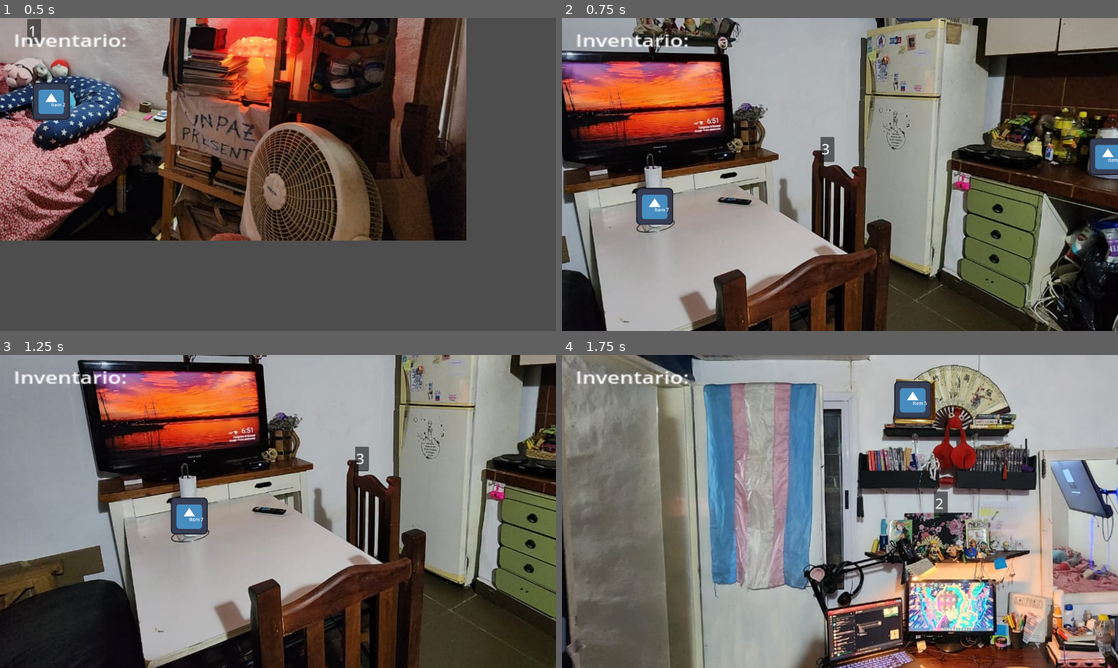
Above: before the commit, frames 1-4 (two rows, left to right).
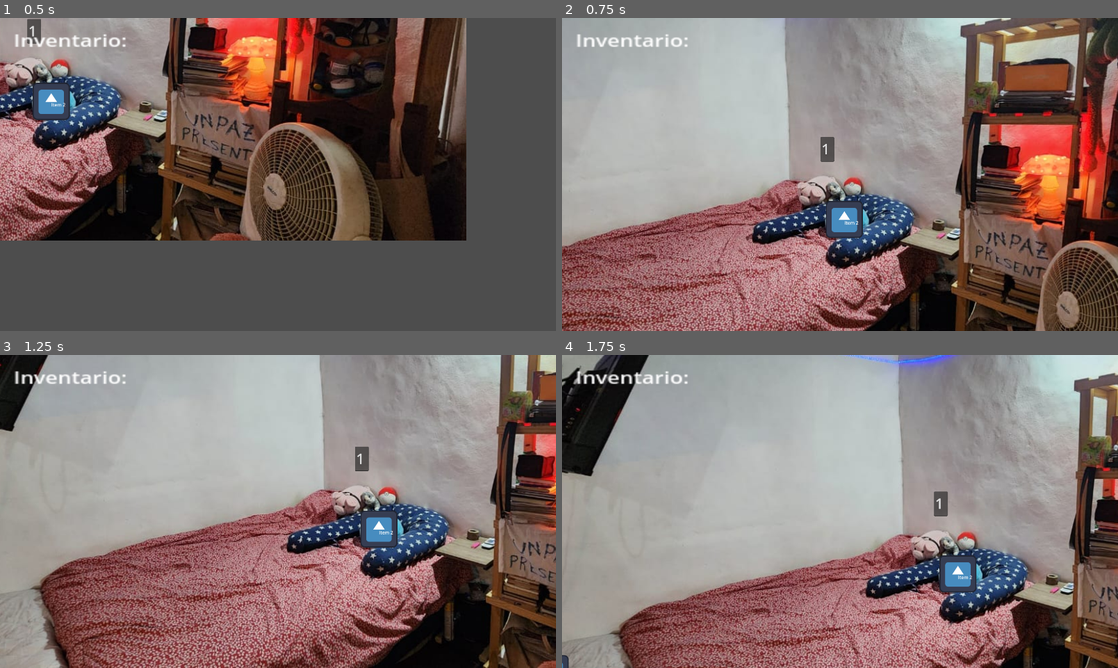
Above: after the commit, the same moments.

Repository: EmilSolV/EL-FAMILIAR
Game: Godot game, scene res://Scenes/main.tscn
Same seed, same stepped clock (60 frames per second), same inputs: the game is played once before the commit and once after it. The project has no main scene, so this scene is started directly. The engine's default icon, where the game draws it, is replaced by a stand-in: a white triangle on a blue panel in a dark square.
Inputs (mouse positions are in pixels of both pictures, inside the frame that each line leads up to):
- Up to frame 1 (0.5 s): no input
- Up to frame 2 (0.75 s): move the mouse to (612, 102) at 0.52 s; hold Right (ui_right) from 0.53 s (still down); click (612, 102) at 0.67 s
- Up to frame 3 (1.25 s): keep holding Right (ui_right)
- Up to frame 4 (1.75 s): move the mouse to (751, 514) at 1.27 s; release Right (ui_right) at 1.28 s; hold Down (ui_down) from 1.28 s (still down); click (751, 514) at 1.42 s

Frame 1 is identical in both runs. In frame 2, 81% of the frame differs, in the area x 0-100%, y 0-100%; in frame 3, 76%; in frame 4, 83%.

Commit message:
mostrar inventario click derecho
mover escenas sólo con mouse

Diff:
--- /dev/null
+++ b/Scenes/Inventory.tscn
@@ -0,0 +1,22 @@
+[gd_scene load_steps=4 format=3 uid="uid://jc1i6cye3q88"]
+
+[ext_resource type="Texture2D" uid="uid://dthumwi5yvuvf" path="res://Assets/Background/4d789fdb-71d9-4bf4-8e96-81aebc50d1e9.png" id="1_ersrd"]
+
+[sub_resource type="Shader" id="Shader_o25ql"]
+code = "// NOTE: Shader automatically converted from Godot Engine 4.4.1.stable's CanvasItemMaterial.
+
+shader_type canvas_item;
+render_mode blend_mix;
+"
+
+[sub_resource type="ShaderMaterial" id="ShaderMaterial_jbd0o"]
+shader = SubResource("Shader_o25ql")
+
+[node name="Inventory" type="CanvasLayer"]
+
+[node name="Background" type="Sprite2D" parent="."]
+material = SubResource("ShaderMaterial_jbd0o")
+position = Vector2(-39, 1)
+scale = Vector2(1.43394, 1.14326)
+texture = ExtResource("1_ersrd")
+offset = Vector2(794.964, 495.618)
--- a/Scenes/Rooms/Room1.tscn
+++ b/Scenes/Rooms/Room1.tscn
@@ -1,10 +1,11 @@
-[gd_scene load_steps=6 format=3 uid="uid://bumejct4rvwl8"]
+[gd_scene load_steps=8 format=3 uid="uid://bumejct4rvwl8"]
 
 [ext_resource type="Script" uid="uid://e2ey6a38uckk" path="res://Scripts/room.gd" id="1_io0gx"]
 [ext_resource type="Texture2D" uid="uid://cdl85cxedke5d" path="res://Assets/Background/1.jpeg" id="2_o25ql"]
 [ext_resource type="PackedScene" uid="uid://bboya8r52ilie" path="res://Scenes/Item.tscn" id="3_f4spw"]
+[ext_resource type="Script" uid="uid://dwwxcrshdloit" path="res://Scripts/transition_area.gd" id="4_x5lkd"]
 
-[sub_resource type="Shader" id="Shader_o25ql"]
+[sub_resource type="Shader" id="Shader_x5lkd"]
 code = "// NOTE: Shader automatically converted from Godot Engine 4.4.1.stable's CanvasItemMaterial.
 
 shader_type canvas_item;
@@ -12,7 +13,9 @@
 "
 
 [sub_resource type="ShaderMaterial" id="ShaderMaterial_f4spw"]
-shader = SubResource("Shader_o25ql")
+shader = SubResource("Shader_x5lkd")
+
+[sub_resource type="RectangleShape2D" id="RectangleShape2D_f4spw"]
 
 [node name="Room1" type="Node2D"]
 script = ExtResource("1_io0gx")
@@ -57,3 +60,23 @@
 [node name="Item3" parent="Objects" instance=ExtResource("3_f4spw")]
 position = Vector2(2151, 297)
 item_name = "Item 3"
+
+[node name="Directions" type="Node" parent="."]
+
+[node name="Right" type="Area2D" parent="Directions"]
+position = Vector2(2420, 558)
+scale = Vector2(3.58315, 72.263)
+script = ExtResource("4_x5lkd")
+direction = "right"
+
+[node name="CollisionShape2D" type="CollisionShape2D" parent="Directions/Right"]
+shape = SubResource("RectangleShape2D_f4spw")
+
+[node name="Left" type="Area2D" parent="Directions"]
+position = Vector2(-491, 558)
+scale = Vector2(3.58315, 72.263)
+script = ExtResource("4_x5lkd")
+direction = "left"
+
+[node name="CollisionShape2D" type="CollisionShape2D" parent="Directions/Left"]
+shape = SubResource("RectangleShape2D_f4spw")
--- a/Scenes/Rooms/Room2.tscn
+++ b/Scenes/Rooms/Room2.tscn
@@ -1,8 +1,9 @@
-[gd_scene load_steps=6 format=3 uid="uid://da46xukg3yr3x"]
+[gd_scene load_steps=8 format=3 uid="uid://da46xukg3yr3x"]
 
 [ext_resource type="Script" uid="uid://e2ey6a38uckk" path="res://Scripts/room.gd" id="1_dy8a8"]
 [ext_resource type="Texture2D" uid="uid://c6grvy1r0ckk8" path="res://Assets/Background/2.jpeg" id="2_xe7ev"]
 [ext_resource type="PackedScene" uid="uid://bboya8r52ilie" path="res://Scenes/Item.tscn" id="3_wwlvj"]
+[ext_resource type="Script" uid="uid://dwwxcrshdloit" path="res://Scripts/transition_area.gd" id="4_mo16p"]
 
 [sub_resource type="Shader" id="Shader_o25ql"]
 code = "// NOTE: Shader automatically converted from Godot Engine 4.4.1.stable's CanvasItemMaterial.
@@ -13,6 +14,8 @@
 
 [sub_resource type="ShaderMaterial" id="ShaderMaterial_wwlvj"]
 shader = SubResource("Shader_o25ql")
+
+[sub_resource type="RectangleShape2D" id="RectangleShape2D_momfn"]
 
 [node name="Room2" type="Node2D"]
 script = ExtResource("1_dy8a8")
@@ -57,3 +60,23 @@
 [node name="Item3" parent="Objects" instance=ExtResource("3_wwlvj")]
 position = Vector2(1625, 969)
 item_name = "Item 6"
+
+[node name="Directions" type="Node" parent="."]
+
+[node name="Right" type="Area2D" parent="Directions"]
+position = Vector2(2420, 558)
+scale = Vector2(3.58315, 72.263)
+script = ExtResource("4_mo16p")
+direction = "right"
+
+[node name="CollisionShape2D" type="CollisionShape2D" parent="Directions/Right"]
+shape = SubResource("RectangleShape2D_momfn")
+
+[node name="Left" type="Area2D" parent="Directions"]
+position = Vector2(-491, 558)
+scale = Vector2(3.58315, 72.263)
+script = ExtResource("4_mo16p")
+direction = "left"
+
+[node name="CollisionShape2D" type="CollisionShape2D" parent="Directions/Left"]
+shape = SubResource("RectangleShape2D_momfn")
--- a/Scenes/Rooms/Room3.tscn
+++ b/Scenes/Rooms/Room3.tscn
@@ -1,8 +1,9 @@
-[gd_scene load_steps=6 format=3 uid="uid://gr6osdj7l07i"]
+[gd_scene load_steps=8 format=3 uid="uid://gr6osdj7l07i"]
 
 [ext_resource type="Script" uid="uid://e2ey6a38uckk" path="res://Scripts/room.gd" id="1_gy1rm"]
 [ext_resource type="Texture2D" uid="uid://tuexg6v1x74a" path="res://Assets/Background/3.jpeg" id="2_t722u"]
 [ext_resource type="PackedScene" uid="uid://bboya8r52ilie" path="res://Scenes/Item.tscn" id="3_pt73s"]
+[ext_resource type="Script" uid="uid://dwwxcrshdloit" path="res://Scripts/transition_area.gd" id="4_blbko"]
 
 [sub_resource type="Shader" id="Shader_pt73s"]
 code = "// NOTE: Shader automatically converted from Godot Engine 4.4.1.stable's CanvasItemMaterial.
@@ -13,6 +14,8 @@
 
 [sub_resource type="ShaderMaterial" id="ShaderMaterial_blbko"]
 shader = SubResource("Shader_pt73s")
+
+[sub_resource type="RectangleShape2D" id="RectangleShape2D_cefv8"]
 
 [node name="Room3" type="Node2D"]
 script = ExtResource("1_gy1rm")
@@ -57,3 +60,23 @@
 [node name="Item3" parent="Objects" instance=ExtResource("3_pt73s")]
 position = Vector2(1260, 14)
 item_name = "Item 9"
+
+[node name="Directions" type="Node" parent="."]
+
+[node name="Right" type="Area2D" parent="Directions"]
+position = Vector2(2420, 558)
+scale = Vector2(3.58315, 72.263)
+script = ExtResource("4_blbko")
+direction = "right"
+
+[node name="CollisionShape2D" type="CollisionShape2D" parent="Directions/Right"]
+shape = SubResource("RectangleShape2D_cefv8")
+
+[node name="Left" type="Area2D" parent="Directions"]
+position = Vector2(-491, 558)
+scale = Vector2(3.58315, 72.263)
+script = ExtResource("4_blbko")
+direction = "left"
+
+[node name="CollisionShape2D" type="CollisionShape2D" parent="Directions/Left"]
+shape = SubResource("RectangleShape2D_cefv8")
--- a/Scenes/Rooms/Room4.tscn
+++ b/Scenes/Rooms/Room4.tscn
@@ -1,8 +1,9 @@
-[gd_scene load_steps=6 format=3 uid="uid://b3tl64gjocw6c"]
+[gd_scene load_steps=8 format=3 uid="uid://b3tl64gjocw6c"]
 
 [ext_resource type="Script" uid="uid://e2ey6a38uckk" path="res://Scripts/room.gd" id="1_x50d1"]
 [ext_resource type="Texture2D" uid="uid://c0vw0klll67aj" path="res://Assets/Background/4.jpeg" id="2_wrhok"]
 [ext_resource type="PackedScene" uid="uid://bboya8r52ilie" path="res://Scenes/Item.tscn" id="3_tgh4s"]
+[ext_resource type="Script" uid="uid://dwwxcrshdloit" path="res://Scripts/transition_area.gd" id="4_np3xl"]
 
 [sub_resource type="Shader" id="Shader_tgh4s"]
 code = "// NOTE: Shader automatically converted from Godot Engine 4.4.1.stable's CanvasItemMaterial.
@@ -13,6 +14,8 @@
 
 [sub_resource type="ShaderMaterial" id="ShaderMaterial_np3xl"]
 shader = SubResource("Shader_tgh4s")
+
+[sub_resource type="RectangleShape2D" id="RectangleShape2D_ldur7"]
 
 [node name="Room4" type="Node2D"]
 script = ExtResource("1_x50d1")
@@ -58,3 +61,44 @@
 [node name="Item3" parent="Objects" instance=ExtResource("3_tgh4s")]
 position = Vector2(2657, 819)
 item_name = "Item 12"
+
+[node name="Directions" type="Node" parent="."]
+
+[node name="Right" type="Area2D" parent="Directions"]
+position = Vector2(2420, 558)
+scale = Vector2(3.58315, 72.263)
+script = ExtResource("4_np3xl")
+direction = "right"
+
+[node name="CollisionShape2D" type="CollisionShape2D" parent="Directions/Right"]
+shape = SubResource("RectangleShape2D_ldur7")
+
+[node name="Left" type="Area2D" parent="Directions"]
+position = Vector2(-491, 558)
+scale = Vector2(3.58315, 72.263)
+script = ExtResource("4_np3xl")
+direction = "left"
+
+[node name="CollisionShape2D" type="CollisionShape2D" parent="Directions/Left"]
+shape = SubResource("RectangleShape2D_ldur7")
+
+[node name="Up" type="Area2D" parent="Directions"]
+position = Vector2(970, -108)
+rotation = -1.57079
+scale = Vector2(3.58268, 140.848)
+script = ExtResource("4_np3xl")
+direction = "up"
+
+[node name="CollisionShape2D" type="CollisionShape2D" parent="Directions/Up"]
+shape = SubResource("RectangleShape2D_ldur7")
+
+[node name="Down" type="Area2D" parent="Directions"]
+position = Vector2(970, -194)
+rotation = -1.57079
+scale = Vector2(3.58268, 140.848)
+script = ExtResource("4_np3xl")
+direction = "down"
+
+[node name="CollisionShape2D" type="CollisionShape2D" parent="Directions/Down"]
+position = Vector2(-381.558, 2.15585e-05)
+shape = SubResource("RectangleShape2D_ldur7")
--- a/Scenes/Rooms/Room5.tscn
+++ b/Scenes/Rooms/Room5.tscn
@@ -1,8 +1,9 @@
-[gd_scene load_steps=6 format=3 uid="uid://bky8alfx2ucl2"]
+[gd_scene load_steps=8 format=3 uid="uid://bky8alfx2ucl2"]
 
 [ext_resource type="Script" uid="uid://e2ey6a38uckk" path="res://Scripts/room.gd" id="1_ojurl"]
 [ext_resource type="Texture2D" uid="uid://8l82ebqevoye" path="res://Assets/Background/5.jpeg" id="2_p3txt"]
 [ext_resource type="PackedScene" uid="uid://bboya8r52ilie" path="res://Scenes/Item.tscn" id="3_26eai"]
+[ext_resource type="Script" uid="uid://dwwxcrshdloit" path="res://Scripts/transition_area.gd" id="4_be18u"]
 
 [sub_resource type="Shader" id="Shader_26eai"]
 code = "// NOTE: Shader automatically converted from Godot Engine 4.4.1.stable's CanvasItemMaterial.
@@ -13,6 +14,8 @@
 
 [sub_resource type="ShaderMaterial" id="ShaderMaterial_be18u"]
 shader = SubResource("Shader_26eai")
+
+[sub_resource type="RectangleShape2D" id="RectangleShape2D_be18u"]
 
 [node name="Room5" type="Node2D"]
 script = ExtResource("1_ojurl")
@@ -55,3 +58,16 @@
 [node name="Item3" parent="Objects" instance=ExtResource("3_26eai")]
 position = Vector2(2484, 1063)
 item_name = "Item 15"
+
+[node name="Directions" type="Node" parent="."]
+
+[node name="Down" type="Area2D" parent="Directions"]
+position = Vector2(970, -129)
+rotation = -1.57079
+scale = Vector2(3.58268, 140.848)
+script = ExtResource("4_be18u")
+direction = "down"
+
+[node name="CollisionShape2D" type="CollisionShape2D" parent="Directions/Down"]
+position = Vector2(-361.74, 0.0639183)
+shape = SubResource("RectangleShape2D_be18u")
--- a/Scenes/main.tscn
+++ b/Scenes/main.tscn
@@ -1,13 +1,15 @@
-[gd_scene load_steps=4 format=3 uid="uid://b5tuln3p7c6fu"]
+[gd_scene load_steps=5 format=3 uid="uid://b5tuln3p7c6fu"]
 
 [ext_resource type="Script" uid="uid://kpl5s5lketj0" path="res://Scripts/main.gd" id="1_jjgbg"]
 [ext_resource type="PackedScene" uid="uid://bumejct4rvwl8" path="res://Scenes/Rooms/Room1.tscn" id="2_bo1nx"]
+[ext_resource type="PackedScene" uid="uid://jc1i6cye3q88" path="res://Scenes/Inventory.tscn" id="3_8gbba"]
 
 [sub_resource type="RectangleShape2D" id="RectangleShape2D_bo1nx"]
 
 [node name="Main" type="Node"]
 script = ExtResource("1_jjgbg")
 initialRoom = ExtResource("2_bo1nx")
+inventory_scene = ExtResource("3_8gbba")
 
 [node name="RoomHolder" type="Node2D" parent="."]
 
--- a/Scripts/main.gd
+++ b/Scripts/main.gd
@@ -8,7 +8,9 @@
 @export var initialRoom: PackedScene
 @export var camera_limit_position := Vector2(435, 400)
 @export var camera_limit_size := Vector2(2950, 1300)
+@export var inventory_scene: PackedScene
 
+var inventory_instance: Node = null
 
 var current_room: Node2D = null
 var camera_limits := Rect2(camera_limit_position, camera_limit_size)
@@ -28,15 +30,13 @@
 	var items = Inventory.get_items()
 	inventory_label.text = "Inventario:\n" + "\n".join(items)
 
+	if Input.is_mouse_button_pressed(MOUSE_BUTTON_RIGHT):
+		_show_inventory()
+	else:
+		_hide_inventory()
+
 func _input(event):
-	if event.is_action_pressed("ui_up"):
-		_try_move_to("up")
-	elif event.is_action_pressed("ui_down"):
-		_try_move_to("down")
-	elif event.is_action_pressed("ui_left"):
-		_try_move_to("left")
-	elif event.is_action_pressed("ui_right"):
-		_try_move_to("right")
+	pass
 
 func _initialize_first_room():
 	var initial_room = initialRoom.instantiate()
@@ -81,3 +81,13 @@
 
 func _on_mouse_exited():
 	follow_mouse = true
+
+func _show_inventory():
+	if inventory_instance == null:
+		inventory_instance = inventory_scene.instantiate()
+		add_child(inventory_instance)
+
+func _hide_inventory():
+	if inventory_instance != null:
+		inventory_instance.queue_free()
+		inventory_instance = null
--- /dev/null
+++ b/Scripts/transition_area.gd
@@ -0,0 +1,11 @@
+extends Area2D
+
+@export var direction: String
+
+func _ready():
+	connect("input_event", Callable(self, "_on_input_event"))
+
+func _on_input_event(viewport, event, shape_idx):
+	if event is InputEventMouseButton and event.pressed:
+		var main = get_tree().get_root().get_node("Main")
+		main._try_move_to(direction)
Binary file added: Assets/Background/4d789fdb-71d9-4bf4-8e96-81aebc50d1e9.png
Not shown, added: Assets/Background/4d789fdb-71d9-4bf4-8e96-81aebc50d1e9.png.import
Not shown, added: Scripts/transition_area.gd.uid
